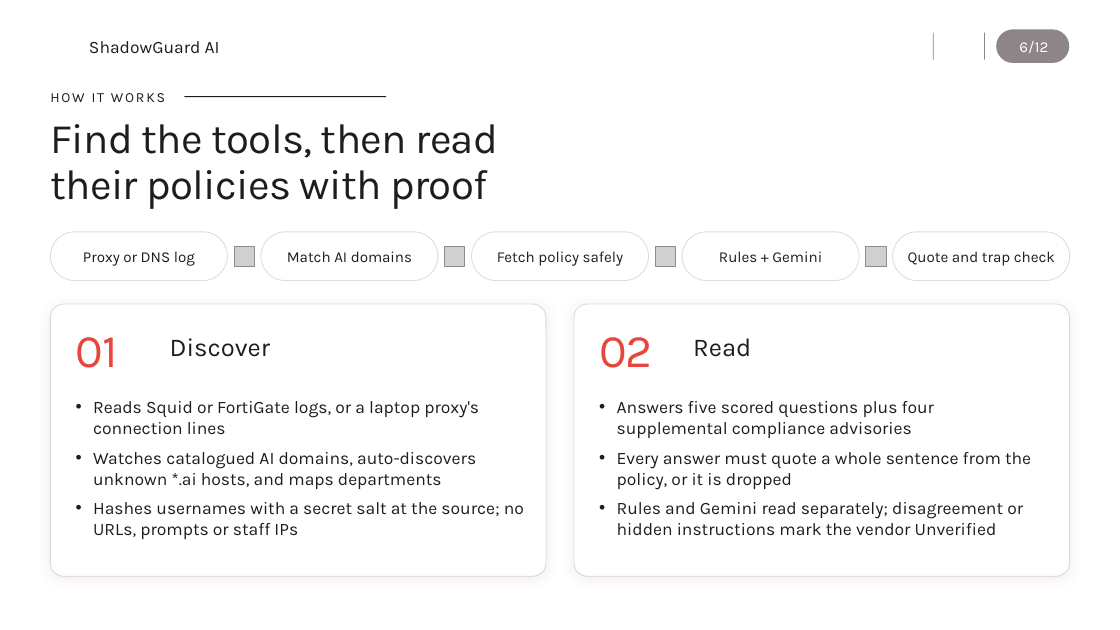
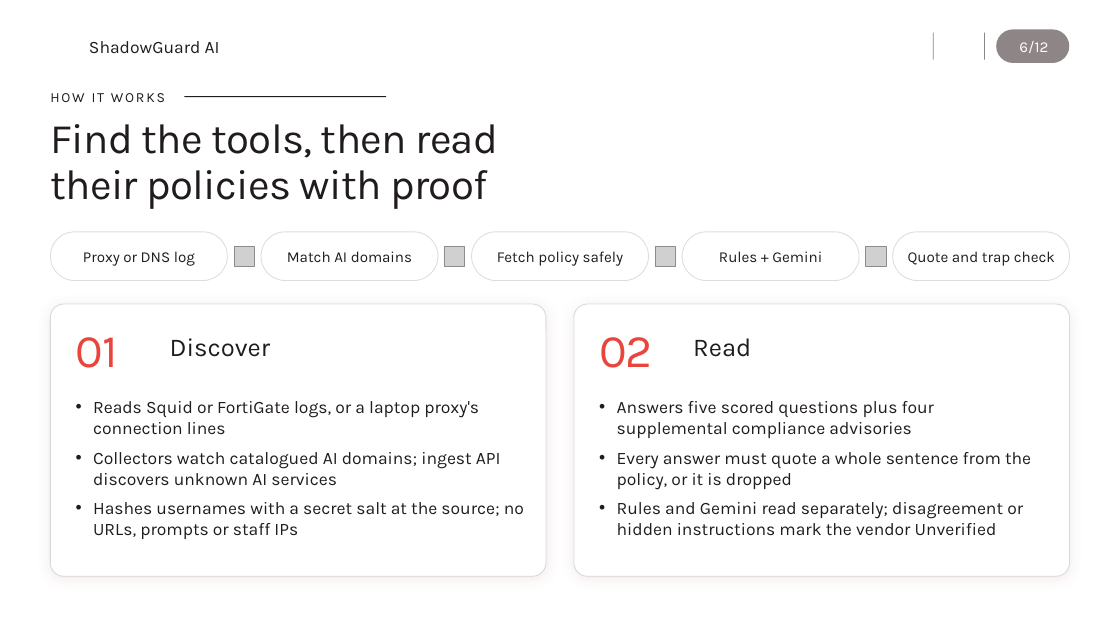
Before and after one commit to B0mb0cl4t5/shadowguard-ai, a slide deck: slide 6 of docs/ShadowGuard_Overview.pptx. Drawn at 1120x630 pixels with LibreOffice and Linux fonts; fonts in the diff are those of the drawing; grey boxes stand for pictures; background and template pictures are left out. Boxes give left, top, right and bottom in pixels: in the first picture for what was removed or moved away, otherwise in the second. Text is boxed around its words. In the diff, an @@ line names an element or a change of style, - is before the commit and + after.

```diff
--- a/docs/ShadowGuard_Overview.pptx
+++ b/docs/ShadowGuard_Overview.pptx
@@ text at bbox=[93, 452, 501, 485]: text changed @@
-• Watches catalogued AI domains, auto-discovers unknown *.ai hosts, and maps departments
+• Collectors watch catalogued AI domains; ingest API discovers unknown AI services
```
Also in this commit, not shown: 3 other slides changed, 17 other files.
